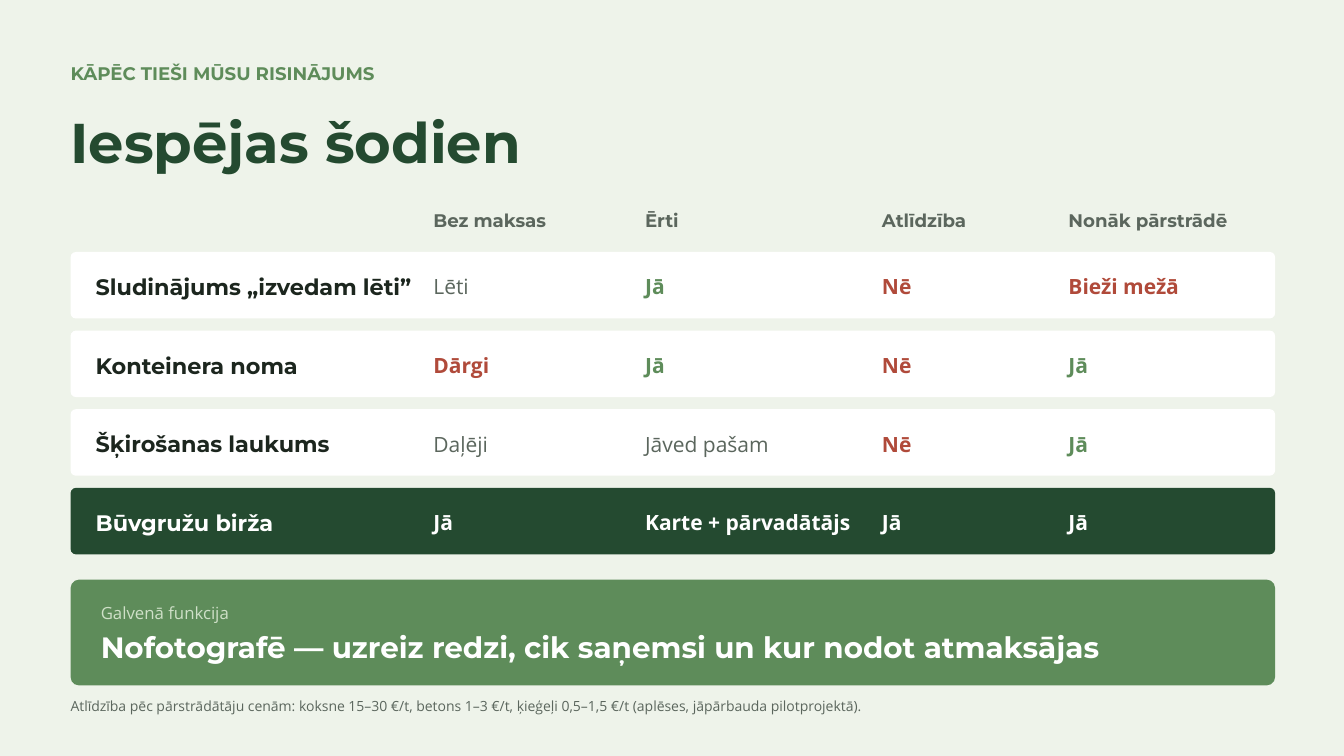
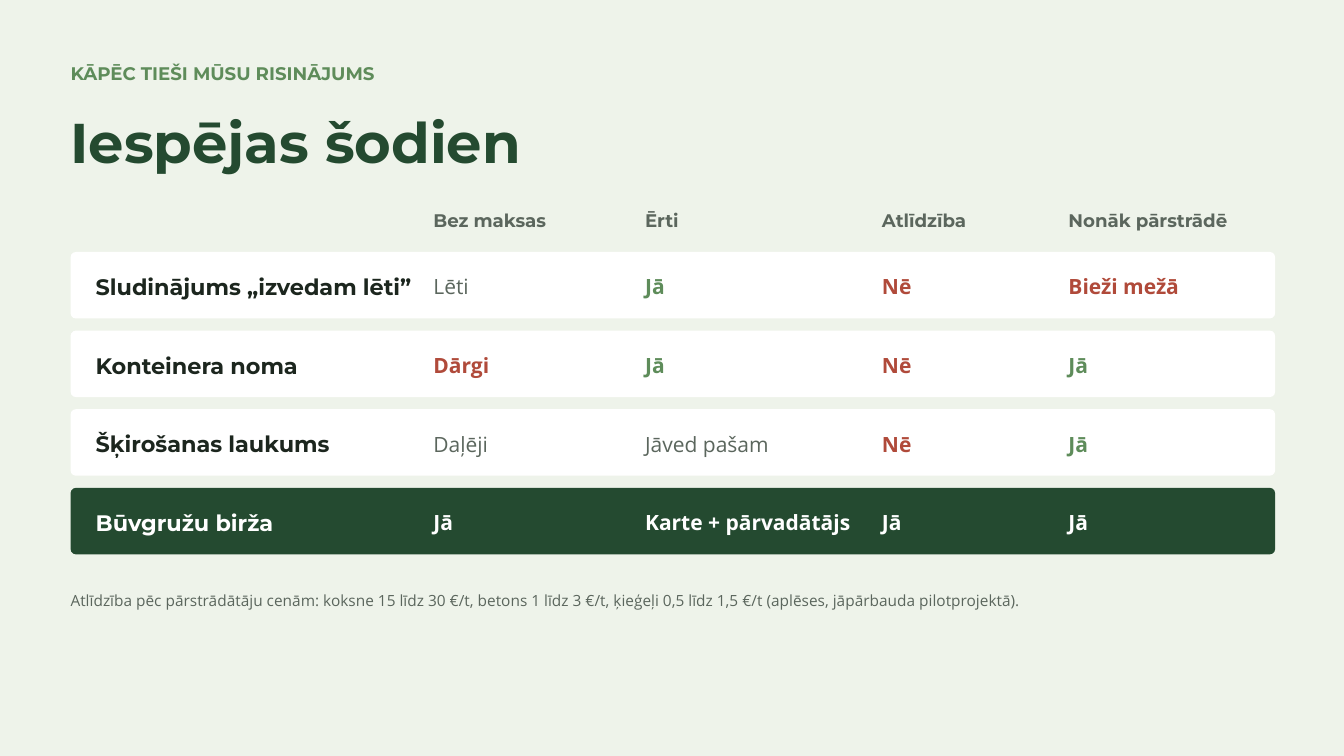
Before and after one commit to cimagustavs/Projekti_majaslapas, a slide deck: slide 4 of hakatons/buvgruzu-birza.pptx. Drawn at 1344x756 pixels with LibreOffice and Linux fonts; fonts in the diff are those of the drawing. Boxes give left, top, right and bottom in pixels: in the first picture for what was removed or moved away, otherwise in the second. Text is boxed around its words. In the diff, an @@ line names an element or a change of style, - is before the commit and + after.

```diff
--- a/hakatons/buvgruzu-birza.pptx
+++ b/hakatons/buvgruzu-birza.pptx
@@ text at <box>71,594,1019,610</box>: text changed; size 10 to 11 pt @@
-Atlīdzība pēc pārstrādātāju cenām: koksne 15–30 €/t, betons 1–3 €/t, ķieģeļi 0,5–1,5 €/t (aplēses, jāpārbauda pilotprojektā).
+Atlīdzība pēc pārstrādātāju cenām: koksne 15 līdz 30 €/t, betons 1 līdz 3 €/t, ķieģeļi 0,5 līdz 1,5 €/t (aplēses, jāpārbauda pilotprojektā).
@@ rounded rectangle removed at <box>71,580,1275,686</box> @@
@@ text removed at <box>101,606,1099,666</box> @@
-Galvenā funkcija
-Nofotografē — uzreiz redzi, cik saņemsi un kur nodot atmaksājas
```
Also in this commit, not shown: 2 other slides changed, 4 other files.
